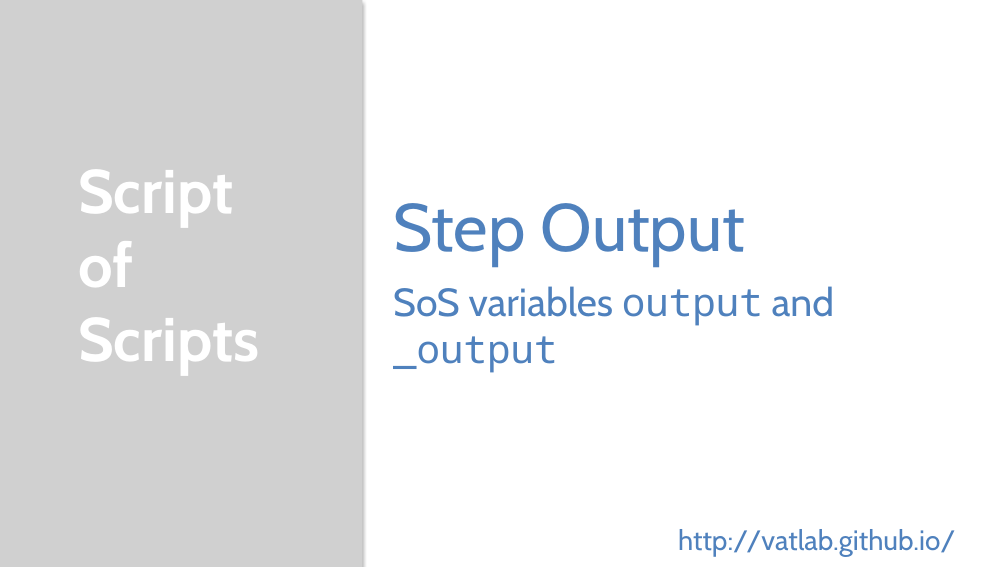
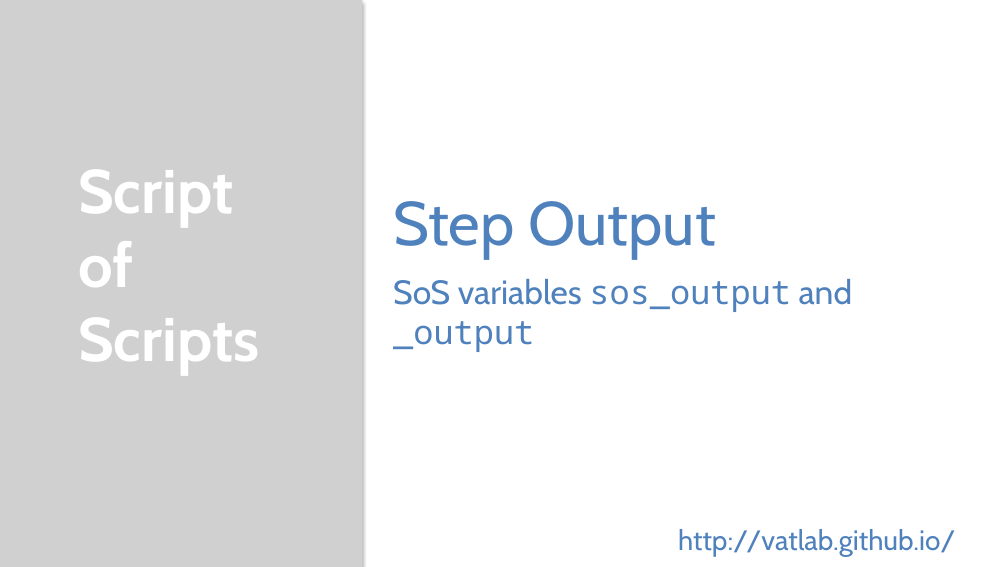
Before and after one commit to vatlab/sos-docs, a slide deck: slide 1 of src/videos/step_output.pptx. Drawn at 1008x567 pixels with LibreOffice and Linux fonts; fonts in the diff are those of the drawing; grey boxes stand for pictures. Boxes give left, top, right and bottom in pixels: in the first picture for what was removed or moved away, otherwise in the second. Text is boxed around its words. In the diff, an @@ line names an element or a change of style, - is before the commit and + after.

```diff
--- a/src/videos/step_output.pptx
+++ b/src/videos/step_output.pptx
@@ text at (x1=393, y1=201, x2=716, y2=259): size 48 to 44 pt in "Step Output" @@
@@ text at (x1=393, y1=279, x2=853, y2=352): text changed; size 28 to 24 pt; font Cabin to Noto Sans Mono @@
-SoS variables output and _output
+SoS variables sos_output and _output
```
Also in this commit, not shown: 1 other file.
